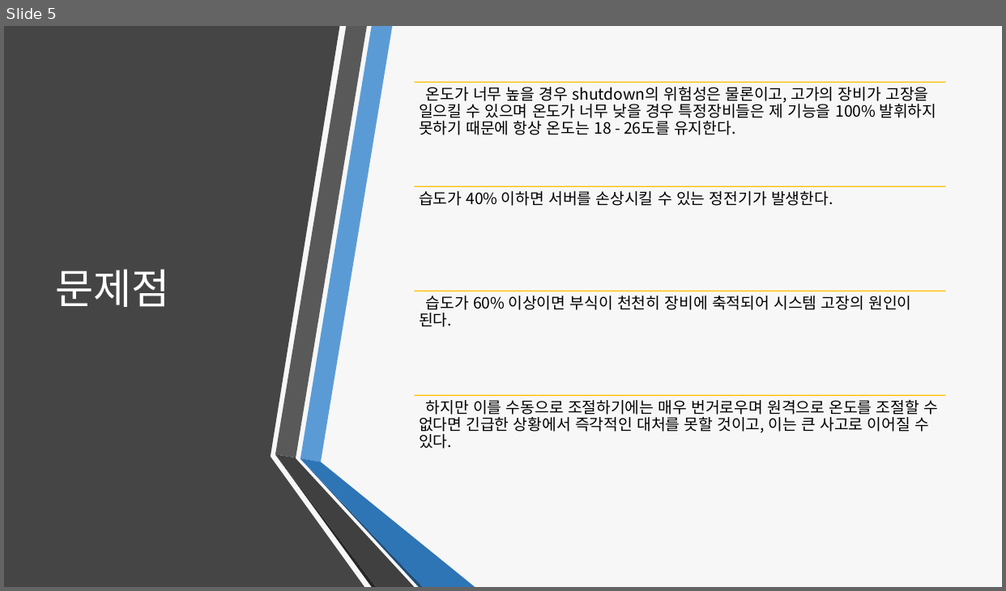
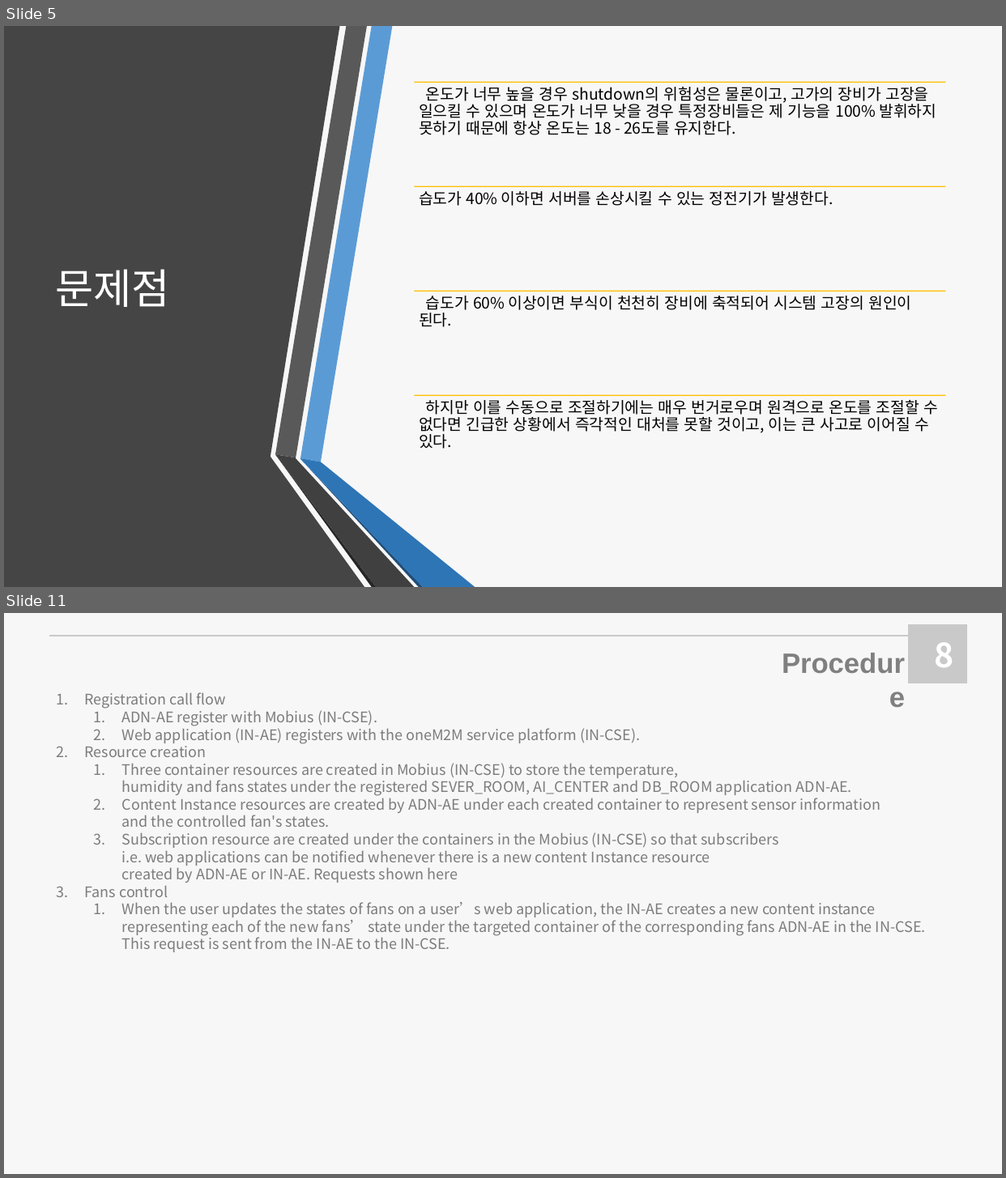
Before and after one commit to Sejong-OSA/Server-temperature-management-system, a slide deck: docs/서버실 온습도 조절 프로젝트.pptx. Shown one above the other, each under a label of ours: slide 5 before the commit, slides 5 and 11 after it; the slides between them are not shown. The pictures are 1006x591 and 1006x1178 pixels, drawn with LibreOffice and Linux fonts; fonts in the diff are those of the drawing. Boxes give left, top, right and bottom in pixels: in the first picture for what was removed or moved away, otherwise in the second. Text is boxed around its words. In the diff, an @@ line names an element or a change of style, - is before the commit and + after.

```diff
--- a/docs/서버실 온습도 조절 프로젝트.pptx
+++ b/docs/서버실 온습도 조절 프로젝트.pptx
@@ slide 11 added at [4,613,1002,1174], background #F7F7F7 @@
@@ line added from (49, 636) to (908, 636), #C9C9C9 1.5 pt @@
@@ rectangle added at [908,624,967,683], fill #C9C9C9 @@
@@ text added at [760,641,912,683], 27 pt, text #808080, bold @@
+Procedure
@@ text added at [934,642,953,667], 32 pt, text #FFFFFF, bold @@
+8
@@ text added at [84,692,926,952], 14 pt, text #7C7C7C @@
+1. Registration call flow
+  1. ADN-AE register with Mobius (IN-CSE).
+  2. Web application (IN-AE) registers with the oneM2M service platform (IN-CSE).
+2. Resource creation
+  1. Three container resources are created in Mobius (IN-CSE) to store the temperature,
+     humidity and fans states under the registered SEVER_ROOM, AI_CENTER and DB_ROOM application ADN-AE.
+  2. Content Instance resources are created by ADN-AE under each created container to represent sensor information
+     and the controlled fan's states.
+  3. Subscription resource are created under the containers in the Mobius (IN-CSE) so that subscribers
+     i.e. web applications can be notified whenever there is a new content Instance resource
+     created by ADN-AE or IN-AE. Requests shown here
+3. Fans control
+  1. When the user updates the states of fans on a user’s web application, the IN-AE creates a new content instance
+     representing each of the new fans’ state under the targeted container of the corresponding fans ADN-AE in the IN-CSE.
+     This request is sent from the IN-AE to the IN-CSE.
```
Also in this commit, not shown: 3 slides changed, 22 other slides added, 4 slides removed, 5 other files.
